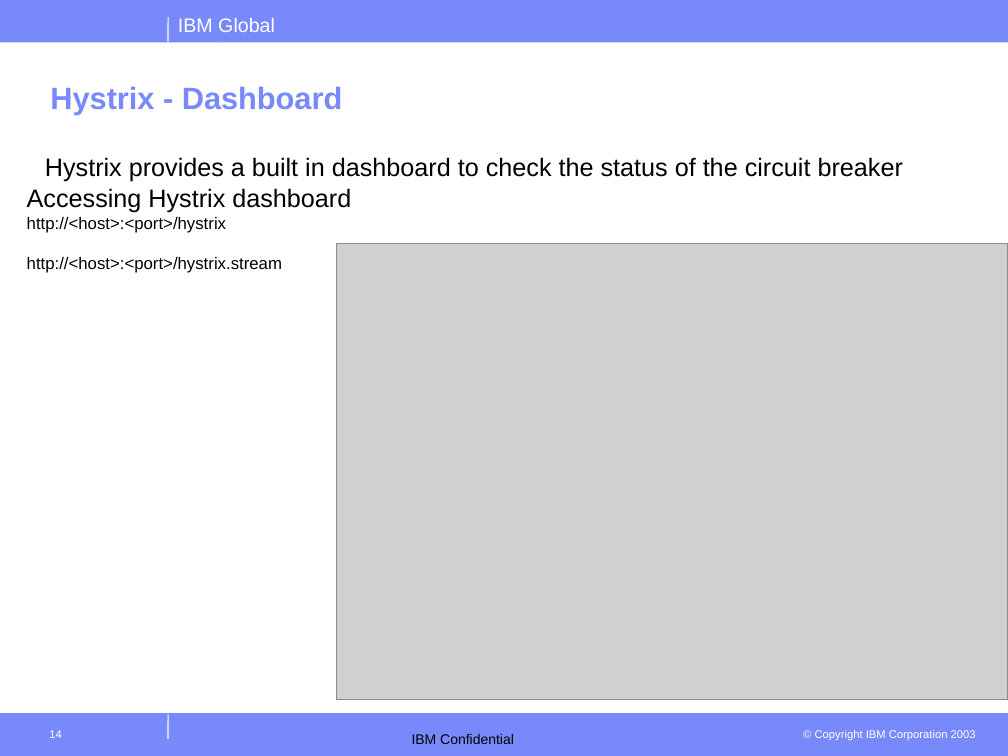
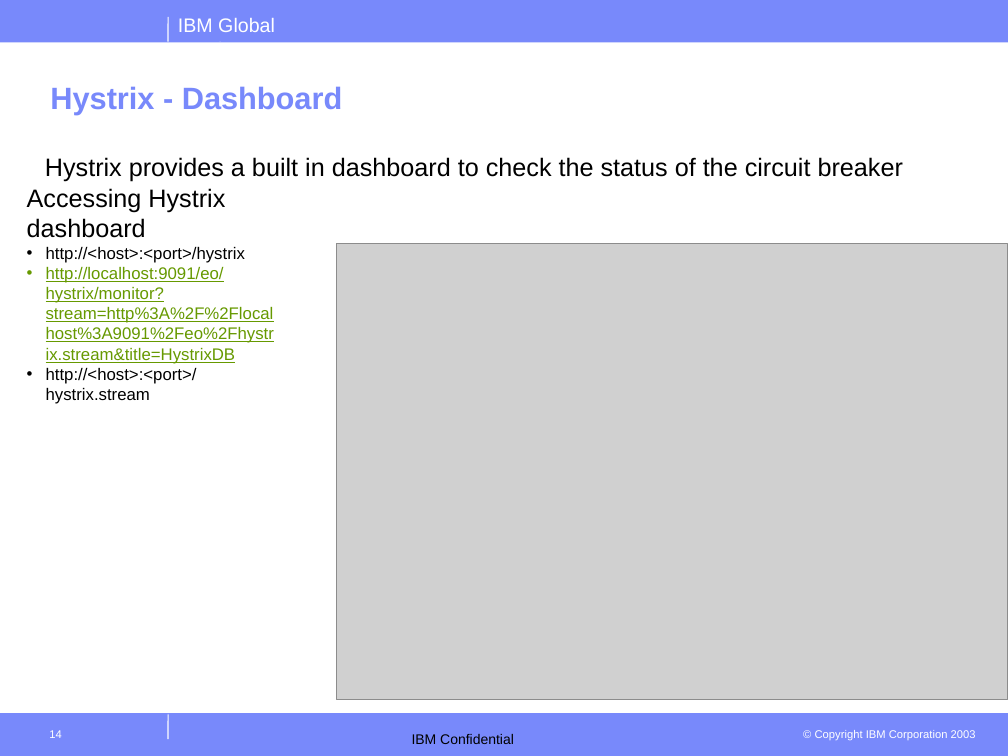
Before and after one commit to krishnabab/OrderValidator, a slide deck: slide 14 of src/main/resources/SDT-Hystrix - V2.0.pptx. Drawn at 1008x756 pixels with LibreOffice and Linux fonts; fonts in the diff are those of the drawing; grey boxes stand for pictures; background and template pictures are left out. Boxes give left, top, right and bottom in pixels: in the first picture for what was removed or moved away, otherwise in the second. Text is boxed around its words. In the diff, an @@ line names an element or a change of style, - is before the commit and + after.

```diff
--- a/src/main/resources/SDT-Hystrix - V2.0.pptx
+++ b/src/main/resources/SDT-Hystrix - V2.0.pptx
@@ text at box(46, 267, 274, 364): paragraph added @@
+• http://localhost:9091/eo/hystrix/monitor?stream=http%3A%2F%2Flocalhost%3A9091%2Feo%2Fhystrix.stream&title=HystrixDB
@@ text at box(46, 247, 245, 404): bullet none to • @@
```
Also in this commit, not shown: 1 other file.
